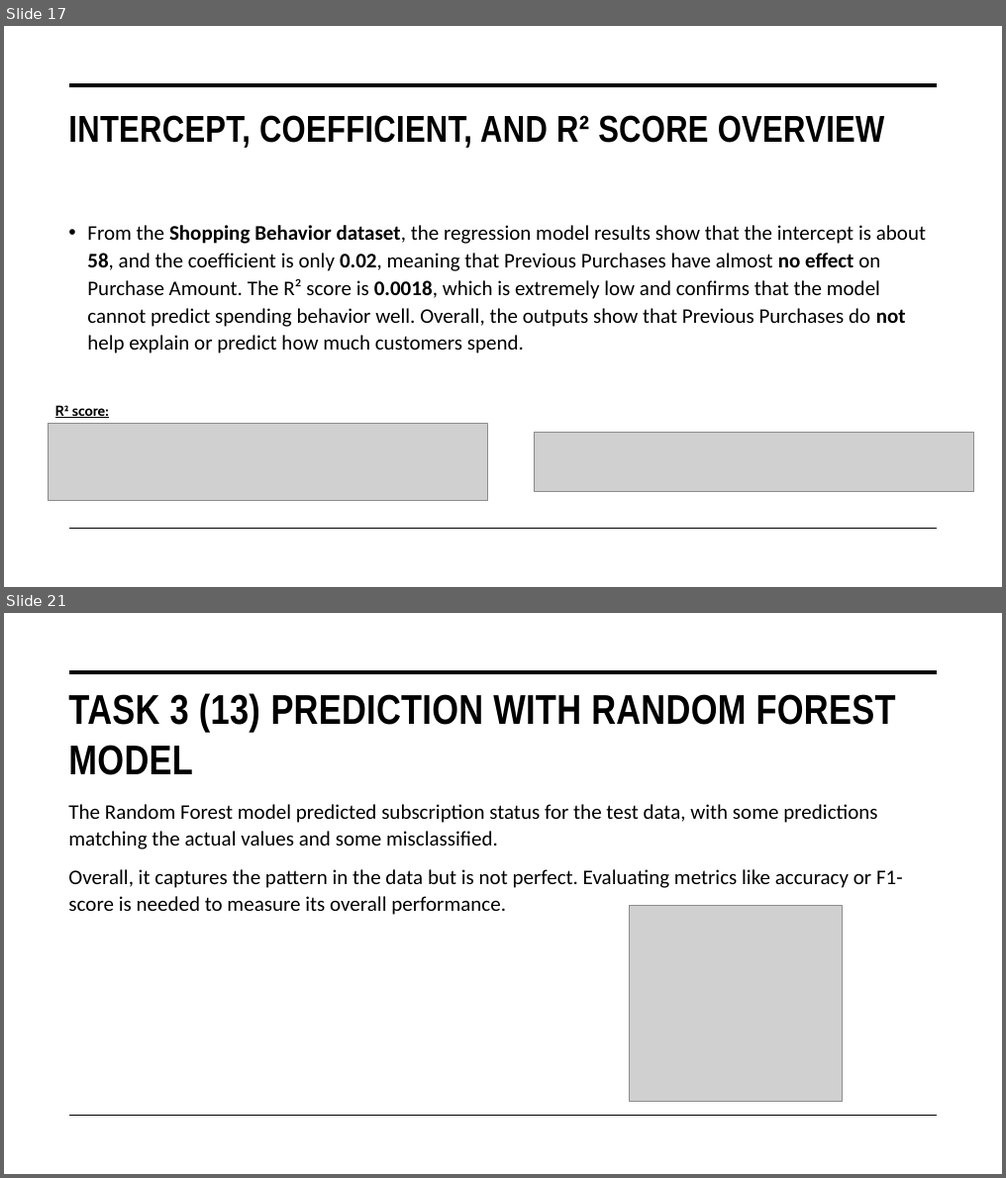
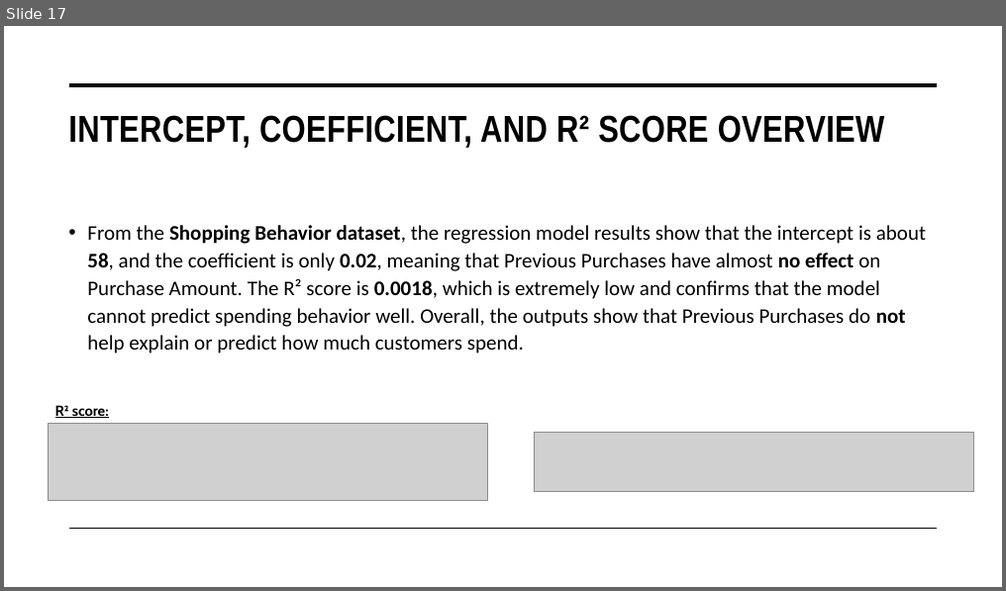
Before and after one commit to Rwaan-001/projectRepo, a slide deck: Data_PowerPoint.pptx. Shown one above the other, each under a label of ours: slides 17 and 21 before the commit, slide 17 after it; the slides between them are not shown. The pictures are 1006x1178 and 1006x591 pixels, drawn with LibreOffice and Linux fonts; fonts in the diff are those of the drawing; grey boxes stand for pictures. Boxes give left, top, right and bottom in pixels: in the first picture for what was removed or moved away, otherwise in the second. Text is boxed around its words. In the diff, an @@ line names an element or a change of style, - is before the commit and + after.

```diff
--- a/Data_PowerPoint.pptx
+++ b/Data_PowerPoint.pptx
@@ slide 21 removed at (4, 613, 1002, 1174), background #FFFFFF; not listed: 2 template elements that a slide beside it also shows @@
@@ title removed at (68, 693, 896, 775) @@
-TASK 3 (13) PREDICTION WITH RANDOM FOREST MODEL
@@ text removed at (68, 804, 903, 915) @@
-The Random Forest model predicted subscription status for the test data, with some predictions matching the actual values and some misclassified.
-Overall, it captures the pattern in the data but is not perfect. Evaluating metrics like accuracy or F1-score is needed to measure its overall performance.
@@ picture removed at (630, 906, 843, 1102) @@
```
Also in this commit, not shown: 19 slides changed, 1 slide added, 1 other slide removed, 3 other files.
